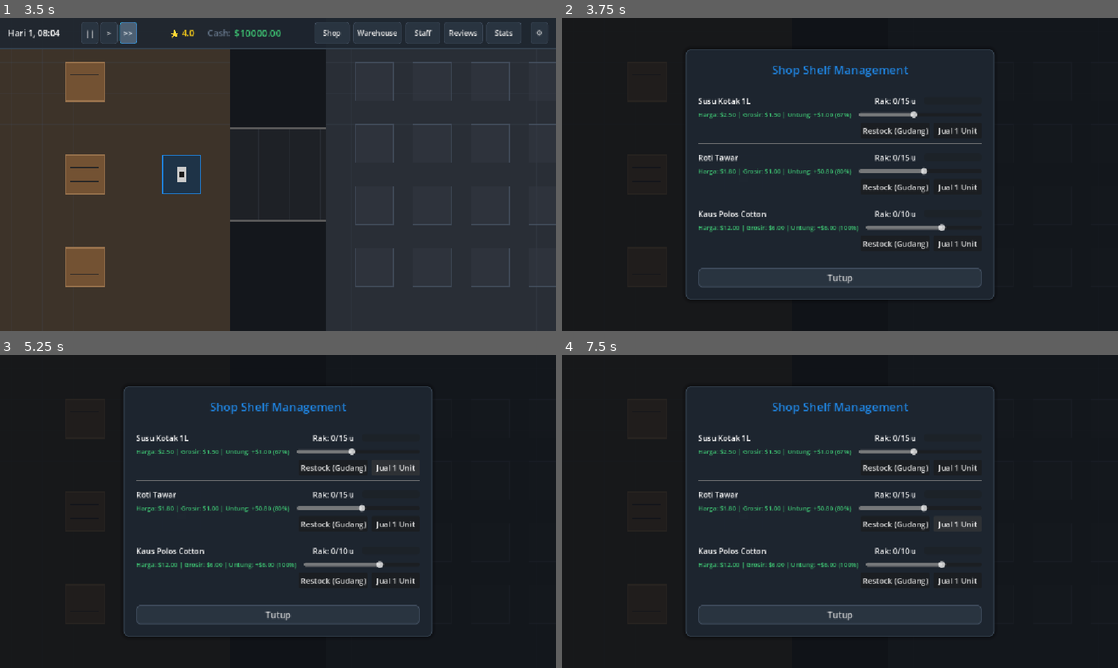
Above: before the commit, frames 1-4 (two rows, left to right).
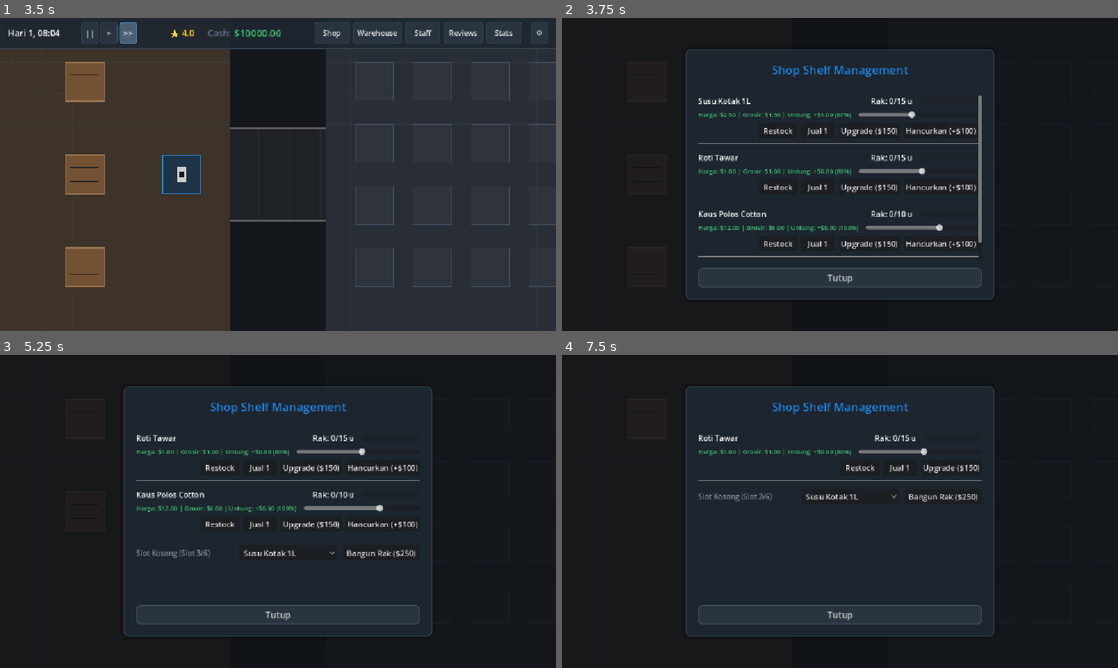
Above: after the commit, the same moments.

Repository: cephiii94/SIMCH-BUSINESS-GODOT
Game: Godot game, scene res://src/main.tscn
Two runs of this game, one before a commit and one after it. Both use one fixed random seed, a clock stepped at 60 frames per second and the inputs below.
Inputs (mouse positions are in pixels of both pictures, inside the frame that each line leads up to):
- Up to frame 1 (3.5 s): click "New Game" at 0.5 s; click "||" at 1.25 s; click ">" at 2 s; click ">>" at 2.75 s
- Up to frame 2 (3.75 s): click "Shop" at 3.5 s
- Up to frame 3 (5.25 s): click (216, 467) at 4.25 s, where only the run after the commit has a clickable "Restock"; click (394, 467) at 5 s, where only the run before the commit has a clickable "Jual 1 Unit"
- Up to frame 4 (7.5 s): click (784, 467) at 5.75 s, where only the run after the commit has a clickable "Restock"; click (823, 467) at 6.5 s, where only the run after the commit has a clickable "Jual 1"; click (956, 524) at 7.25 s, where only the run before the commit has a clickable "Jual 1 Unit"

Frame 1 is identical in both runs. In frame 2, 2.2% of the frame differs, in the area x 24-76%, y 24-77%; in frame 3, 2.7%, in the area x 24-76%, y 25-74%; in frame 4, 2.6%.

Commit message:
building system

Diff:
--- a/src/autoload/shop_manager.gd
+++ b/src/autoload/shop_manager.gd
@@ -1,6 +1,8 @@
 extends Node
 
 ## Mengatur inventaris gudang global dan status penjualan rak toko ritel.
+
+signal racks_changed
 
 const InventoryScript: Script = preload("res://src/core/inventory.gd")
 
@@ -50,6 +52,74 @@
 ## Mendapatkan harga jual eceran aktif.
 func get_price(item_id: String) -> float:
 	return prices.get(item_id, 0.0)
+
+## Membangun rak baru. Biaya awal $250.
+func build_rack(item_id: String) -> bool:
+	if racks.size() >= 6:
+		return false # Maksimal 6 rak
+
+	if EconomyManager and EconomyManager.cash >= 250.0:
+		EconomyManager.record_expense(250.0, EconomyManager.ExpenseType.INVESTMENT)
+
+		# ID rak baru
+		var new_id = "rack_0" + str(racks.size() + 1)
+
+		# Tentukan kapasitas default berdasarkan item
+		var default_cap = 15
+		if item_id.begins_with("clothing"):
+			default_cap = 10
+
+		racks.append({
+			"rack_id": new_id,
+			"item_id": item_id,
+			"current_stock": 0,
+			"max_capacity": default_cap
+		})
+
+		racks_changed.emit()
+		return true
+
+	return false
+
+## Membongkar/hancurkan rak. Mendapatkan refund $100.
+func destroy_rack(rack_idx: int) -> void:
+	if rack_idx < 0 or rack_idx >= racks.size():
+		return
+
+	racks.remove_at(rack_idx)
+
+	if EconomyManager:
+		EconomyManager.record_income(100.0) # Refund seharga $100
+
+	racks_changed.emit()
+
+## Meningkatkan kapasitas rak. Level 1 -> 2 ($150), Level 2 -> 3 ($300).
+func upgrade_rack(rack_idx: int) -> bool:
+	if rack_idx < 0 or rack_idx >= racks.size():
+		return false
+
+	var rack = racks[rack_idx]
+	var current_capacity = rack["max_capacity"]
+
+	# Ambil kapasitas dasar berdasarkan item id
+	var base_cap = 15
+	if rack["item_id"].begins_with("clothing"):
+		base_cap = 10
+
+	var cost = 150.0
+	if current_capacity >= base_cap * 2:
+		cost = 300.0
+
+	if current_capacity >= base_cap * 4:
+		return false # Sudah kapasitas maksimal (Level 3)
+
+	if EconomyManager and EconomyManager.cash >= cost:
+		EconomyManager.record_expense(cost, EconomyManager.ExpenseType.INVESTMENT)
+		rack["max_capacity"] = current_capacity * 2
+		racks_changed.emit()
+		return true
+
+	return false
 
 ## Melakukan pengisian rak (restock) dari gudang ke toko ritel.
 func restock_rack(rack_idx: int) -> bool:
--- a/src/ui/shop_panel.gd
+++ b/src/ui/shop_panel.gd
@@ -1,7 +1,7 @@
 class_name ShopPanel
 extends Control
 
-## Mengatur UI panel Manajemen Toko Ritel (Shop Panel).
+## Mengatur UI panel Manajemen Toko Ritel (Shop Panel) dengan dukungan Upgrade, Destroy, dan Build.
 
 signal close_pressed
 
@@ -10,6 +10,11 @@
 
 func _ready() -> void:
 	close_button.pressed.connect(func() -> void: close_pressed.emit())
+
+	# Hubungkan reaktif jika rak berubah
+	var shop_mgr: Node = get_node_or_null("/root/ShopManager")
+	if shop_mgr:
+		shop_mgr.racks_changed.connect(_populate_racks_list)
 
 	# Render daftar rak
 	_populate_racks_list()
@@ -22,6 +27,7 @@
 	if not ShopManager or not DatabaseManager:
 		return
 
+	# 1. Render seluruh rak aktif
 	for i in range(ShopManager.racks.size()):
 		var rack_idx: int = i
 		var rack: Dictionary = ShopManager.racks[rack_idx]
@@ -100,14 +106,14 @@
 		price_hbox.add_child(price_slider)
 		rack_box.add_child(price_hbox)
 
-		# HBox Baris 3: Tombol Aksi Restock dan Jual
+		# HBox Baris 3: Tombol Aksi Restock, Jual, Upgrade, dan Hancurkan
 		var actions_hbox: HBoxContainer = HBoxContainer.new()
 		actions_hbox.add_theme_constant_override("separation", 8)
 		actions_hbox.alignment = BoxContainer.ALIGNMENT_END
 
 		var btn_restock: Button = Button.new()
-		btn_restock.text = "Restock (Gudang)"
-		btn_restock.custom_minimum_size = Vector2(140, 32)
+		btn_restock.text = "Restock"
+		btn_restock.custom_minimum_size = Vector2(80, 32)
 		btn_restock.pressed.connect(func() -> void:
 			var success: bool = ShopManager.restock_rack(rack_idx)
 			if success:
@@ -116,8 +122,8 @@
 		)
 
 		var btn_sell: Button = Button.new()
-		btn_sell.text = "Jual 1 Unit"
-		btn_sell.custom_minimum_size = Vector2(100, 32)
+		btn_sell.text = "Jual 1"
+		btn_sell.custom_minimum_size = Vector2(70, 32)
 		btn_sell.pressed.connect(func() -> void:
 			var success: bool = ShopManager.sell_unit(rack_idx)
 			if success:
@@ -125,13 +131,74 @@
 				stock_bar.value = rack["current_stock"]
 		)
 
+		var btn_upgrade: Button = Button.new()
+		var base_cap = 10 if rack["item_id"].begins_with("clothing") else 15
+		if rack["max_capacity"] >= base_cap * 4:
+			btn_upgrade.text = "Max Level"
+			btn_upgrade.disabled = true
+		else:
+			var cost_up = 150 if rack["max_capacity"] < base_cap * 2 else 300
+			btn_upgrade.text = "Upgrade ($%d)" % cost_up
+			btn_upgrade.pressed.connect(func() -> void:
+				ShopManager.upgrade_rack(rack_idx)
+			)
+		btn_upgrade.custom_minimum_size = Vector2(110, 32)
+
+		var btn_destroy: Button = Button.new()
+		btn_destroy.text = "Hancurkan (+$100)"
+		btn_destroy.custom_minimum_size = Vector2(130, 32)
+		btn_destroy.pressed.connect(func() -> void:
+			ShopManager.destroy_rack(rack_idx)
+		)
+
 		actions_hbox.add_child(btn_restock)
 		actions_hbox.add_child(btn_sell)
+		actions_hbox.add_child(btn_upgrade)
+		# Jangan biarkan pemain menghancurkan 3 rak awal jika itu satu-satunya rak, agar tidak softlock
+		if ShopManager.racks.size() > 1:
+			actions_hbox.add_child(btn_destroy)
+
 		rack_box.add_child(actions_hbox)
 
 		# Divider pembatas antar rak
-		if rack_idx < ShopManager.racks.size() - 1:
+		if rack_idx < ShopManager.racks.size() - 1 or ShopManager.racks.size() < 6:
 			var separator: HSeparator = HSeparator.new()
 			rack_box.add_child(separator)
 
 		racks_container.add_child(rack_box)
+
+	# 2. Tampilkan baris "Bangun Rak Baru" jika jumlah rak aktif kurang dari 6
+	if ShopManager.racks.size() < 6:
+		var build_box: VBoxContainer = VBoxContainer.new()
+		build_box.add_theme_constant_override("separation", 8)
+
+		var build_hbox: HBoxContainer = HBoxContainer.new()
+		build_hbox.add_theme_constant_override("separation", 12)
+
+		var lbl_build: Label = Label.new()
+		lbl_build.text = "Slot Kosong (Slot %d/6)" % [ShopManager.racks.size() + 1]
+		lbl_build.size_flags_horizontal = SIZE_EXPAND_FILL
+		lbl_build.add_theme_font_size_override("font_size", 15)
+		lbl_build.modulate = Color(0.5, 0.55, 0.6)
+
+		# OptionButton untuk memilih produk dari database
+		var opt_items: OptionButton = OptionButton.new()
+		opt_items.custom_minimum_size = Vector2(200, 32)
+		var db_items = DatabaseManager.get_all_items()
+		for item in db_items:
+			opt_items.add_item(item.name)
+
+		var btn_build: Button = Button.new()
+		btn_build.text = "Bangun Rak ($250)"
+		btn_build.custom_minimum_size = Vector2(160, 32)
+		btn_build.pressed.connect(func() -> void:
+			if opt_items.selected != -1:
+				var item_id = db_items[opt_items.selected].id
+				ShopManager.build_rack(item_id)
+		)
+
+		build_hbox.add_child(lbl_build)
+		build_hbox.add_child(opt_items)
+		build_hbox.add_child(btn_build)
+		build_box.add_child(build_hbox)
+		racks_container.add_child(build_box)
--- a/src/world/map.gd
+++ b/src/world/map.gd
@@ -1,7 +1,7 @@
 class_name GameMap
 extends Node2D
 
-## Menggambar tata letak lantai, dinding, loading dock, slot palet, rak toko, dan meja kasir.
+## Menggambar tata letak lantai, dinding, loading dock, slot palet, rak toko, dan meja kasir secara dinamis.
 
 const GRID_SIZE: int = 64
 const MAP_SIZE: int = 2000
@@ -14,12 +14,25 @@
 	Vector2(200, 192), Vector2(320, 192), Vector2(440, 192), Vector2(560, 192)
 ]
 
-# Koordinat pusat untuk 3 rak eceran di Toko
-const SHOP_RACKS: Array = [
-	Vector2(-400, -192),
-	Vector2(-400, 0),
-	Vector2(-400, 192)
-]
+## Dapatkan koordinat dinamis untuk maksimal 6 rak ritel di toko.
+static func get_rack_position(index: int) -> Vector2:
+	var positions: Array = [
+		Vector2(-400, -192), # Slot 0
+		Vector2(-400, 0),    # Slot 1
+		Vector2(-400, 192),   # Slot 2
+		Vector2(-520, -192), # Slot 3
+		Vector2(-520, 0),    # Slot 4
+		Vector2(-520, 192)    # Slot 5
+	]
+	if index >= 0 and index < positions.size():
+		return positions[index]
+	return Vector2(-400, 0)
+
+func _ready() -> void:
+	# Dengarkan perubahan rak untuk menggambar ulang peta
+	var shop_mgr: Node = get_node_or_null("/root/ShopManager")
+	if shop_mgr:
+		shop_mgr.racks_changed.connect(func() -> void: queue_redraw())
 
 func _draw() -> void:
 	var half_size: int = MAP_SIZE / 2
@@ -62,17 +75,30 @@
 		draw_rect(rect, slot_bg_color, true)
 		draw_rect(rect, slot_border_color, false, 1.5)
 
-	# 5. Gambar Rak Toko Ritel (3 Unit di Toko)
+	# 5. Gambar Rak Toko Ritel (Dinamis dari ShopManager)
 	var rack_color: Color = Color(0.45, 0.32, 0.20, 1.0) # Kayu coklat
 	var rack_border_color: Color = Color(0.60, 0.45, 0.30, 1.0) # Kayu terang untuk bingkai
-	for rack_pos in SHOP_RACKS:
-		# Ukuran rak: 80x80 piksel
-		var rect: Rect2 = Rect2(rack_pos.x - 40, rack_pos.y - 40, 80, 80)
-		draw_rect(rect, rack_color, true)
-		draw_rect(rect, rack_border_color, false, 3.0)
-		# Gambar rak tingkat garis-garis
-		draw_line(Vector2(rack_pos.x - 30, rack_pos.y - 15), Vector2(rack_pos.x + 30, rack_pos.y - 15), Color(0.15, 0.15, 0.15), 2.0)
-		draw_line(Vector2(rack_pos.x - 30, rack_pos.y + 15), Vector2(rack_pos.x + 30, rack_pos.y + 15), Color(0.15, 0.15, 0.15), 2.0)
+
+	var shop_mgr: Node = get_node_or_null("/root/ShopManager")
+	if shop_mgr:
+		for i in range(shop_mgr.racks.size()):
+			var rack_pos = get_rack_position(i)
+			# Ukuran rak: 80x80 piksel
+			var rect: Rect2 = Rect2(rack_pos.x - 40, rack_pos.y - 40, 80, 80)
+			draw_rect(rect, rack_color, true)
+			draw_rect(rect, rack_border_color, false, 3.0)
+			# Gambar rak tingkat garis-garis
+			draw_line(Vector2(rack_pos.x - 30, rack_pos.y - 15), Vector2(rack_pos.x + 30, rack_pos.y - 15), Color(0.15, 0.15, 0.15), 2.0)
+			draw_line(Vector2(rack_pos.x - 30, rack_pos.y + 15), Vector2(rack_pos.x + 30, rack_pos.y + 15), Color(0.15, 0.15, 0.15), 2.0)
+	else:
+		# Fallback jika ShopManager belum aktif
+		for i in range(3):
+			var rack_pos = get_rack_position(i)
+			var rect: Rect2 = Rect2(rack_pos.x - 40, rack_pos.y - 40, 80, 80)
+			draw_rect(rect, rack_color, true)
+			draw_rect(rect, rack_border_color, false, 3.0)
+			draw_line(Vector2(rack_pos.x - 30, rack_pos.y - 15), Vector2(rack_pos.x + 30, rack_pos.y - 15), Color(0.15, 0.15, 0.15), 2.0)
+			draw_line(Vector2(rack_pos.x - 30, rack_pos.y + 15), Vector2(rack_pos.x + 30, rack_pos.y + 15), Color(0.15, 0.15, 0.15), 2.0)
 
 	# 6. Gambar Meja Kasir (1 Unit di Toko, posisi -200, 0)
 	var cashier_color: Color = Color(0.12, 0.20, 0.28, 1.0) # Biru navy/mahoni gelap
--- a/src/world/world.gd
+++ b/src/world/world.gd
@@ -40,6 +40,12 @@
 	if staff_mgr:
 		staff_mgr.staff_list_changed.connect(sync_employees)
 		sync_employees()
+
+	# Hubungkan sinyal perubahan rak toko ritel
+	var shop_mgr: Node = get_node_or_null("/root/ShopManager")
+	if shop_mgr:
+		shop_mgr.racks_changed.connect(sync_racks)
+		sync_racks()
 
 func _process(delta: float) -> void:
 	# Jalankan pemijahan pelanggan berkala jika game sedang berjalan (tidak pause)
@@ -204,6 +210,23 @@
 				slot_occupants[idx] = box
 				idx += 1
 
+## Mensinkronisasikan penanda koordinat rak ritel otonom untuk navigasi AI.
+func sync_racks() -> void:
+	var rack_slots: Node2D = get_node_or_null("RackSlots") as Node2D
+	if not rack_slots or not ShopManager:
+		return
+
+	# Bersihkan penanda lama
+	for child in rack_slots.get_children():
+		child.queue_free()
+
+	# Buat ulang penanda otonom Marker2D sesuai koordinat dinamis dari GameMap
+	for i in range(ShopManager.racks.size()):
+		var marker: Marker2D = Marker2D.new()
+		marker.name = "Slot" + str(i)
+		marker.global_position = GameMap.get_rack_position(i)
+		rack_slots.add_child(marker)
+
 func _on_time_tick(_day: int, hour: int, minute: int) -> void:
 	if canvas_modulate:
 		canvas_modulate.color = _get_day_color(hour, minute)
Not shown, changed: roadmap.md
